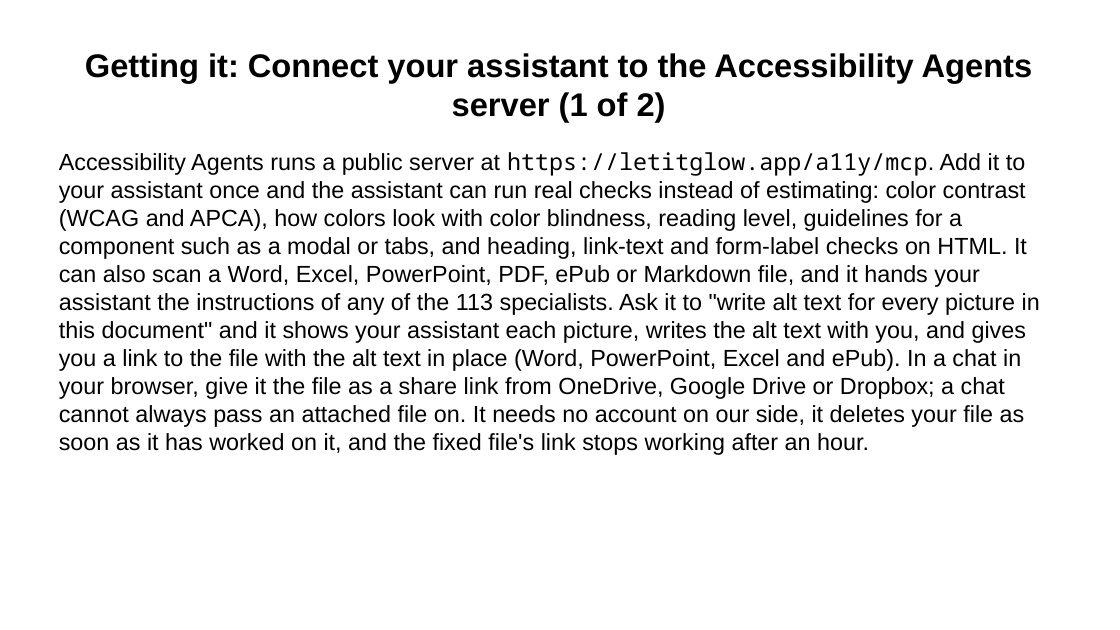
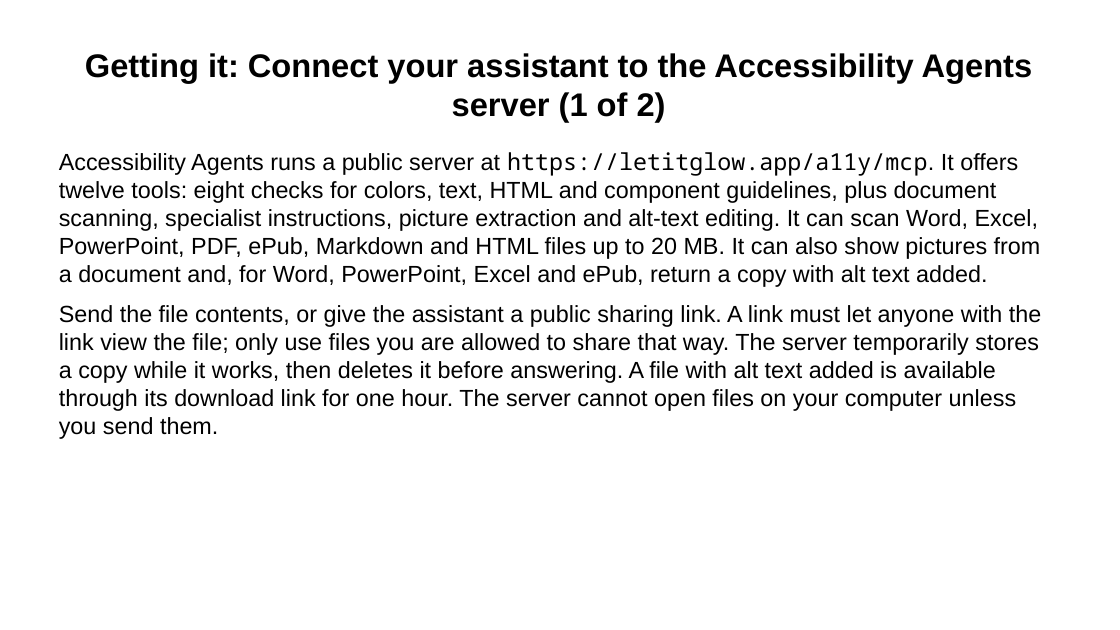
Before and after one commit to Community-Access/glow, a slide deck: slide 19 of docs/ahg-2026/kit/accessibility-agents.pptx. Drawn at 1120x630 pixels with LibreOffice and Linux fonts; fonts in the diff are those of the drawing. Boxes give left, top, right and bottom in pixels: in the first picture for what was removed or moved away, otherwise in the second. Text is boxed around its words. In the diff, an @@ line names an element or a change of style, - is before the commit and + after.

Commit message:
Publish accurate AHG and Accessibility Agents content
Admin merge authorized by repository owner; all required CI checks passed.

```diff
--- a/docs/ahg-2026/kit/accessibility-agents.pptx
+++ b/docs/ahg-2026/kit/accessibility-agents.pptx
@@ text at (x1=59, y1=152, x2=1041, y2=439): text changed @@
-Accessibility Agents runs a public server at https://letitglow.app/a11y/mcp. Add it to your assistant once and the assistant can run real checks instead of estimating: color contrast (WCAG and APCA), how colors look with color blindness, reading level, guidelines for a component such as a modal or tabs, and heading, link-text and form-label checks on HTML. It can also scan a Word, Excel, PowerPoint, PDF, ePub or Markdown file, and it hands your assistant the instructions of any of the 113 specialists. Ask it to "write alt text for every picture in this document" and it shows your assistant each picture, writes the alt text with you, and gives you a link to the file with the alt text in place (Word, PowerPoint, Excel and ePub). In a chat in your browser, give it the file as a share link from OneDrive, Google Drive or Dropbox; a chat cannot always pass an attached file on. It needs no account on our side, it deletes your file as soon as it has worked on it, and the fixed file's link stops working after an hour.
+Accessibility Agents runs a public server at https://letitglow.app/a11y/mcp. It offers twelve tools: eight checks for colors, text, HTML and component guidelines, plus document scanning, specialist instructions, picture extraction and alt-text editing. It can scan Word, Excel, PowerPoint, PDF, ePub, Markdown and HTML files up to 20 MB. It can also show pictures from a document and, for Word, PowerPoint, Excel and ePub, return a copy with alt text added.
+Send the file contents, or give the assistant a public sharing link. A link must let anyone with the link view the file; only use files you are allowed to share that way. The server temporarily stores a copy while it works, then deletes it before answering. A file with alt text added is available through its download link for one hour. The server cannot open files on your computer unless you send them.
```
Also in this commit, not shown: 10 other slides changed, 1 slide added, 1 slide removed, 18 other files.
